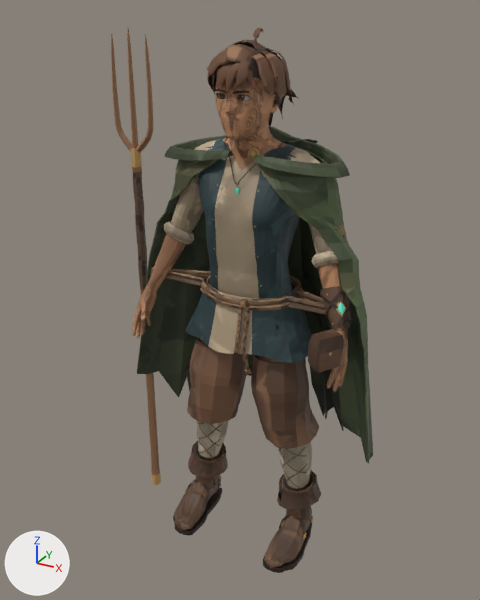
The Blender file projects/conquest-units/improved/wren.blend as it was, and as the next commit left it.
Rendered twice from a camera (50 mm lens) standing at (0.955, -1.801, 1.8) and looking at (-0.033, -0.005, 0.902). Arrows for +X, +Y and +Z are at lower left; the lights stay in place. The older version comes first.

Names of what the first picture shows: 'wren', 'wren_pitchfork'.
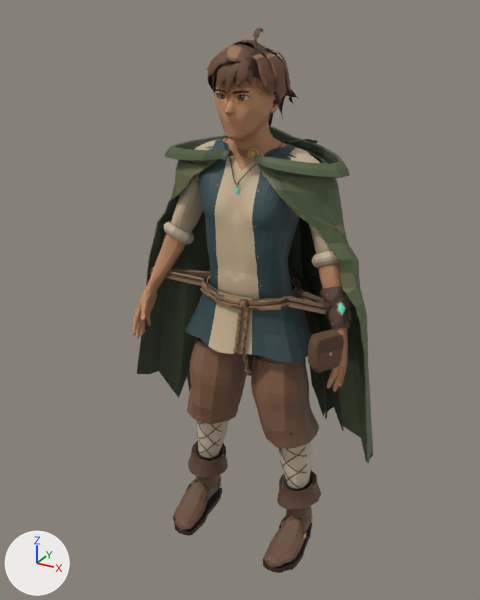
The newer file is also turned or shifted as a whole; pictures and numbers use the older file's frame.

The change in detail:
me_wren has 25090 vertices, 37472 faces and spans x -0.43..0.5, y -0.27..0.27, z 0.0..1.75.
me_wren is used by ob_wren; location (0.0, 0.0, 0.0).
me_wren part 1: texture (UV) coordinates of 37442 of 37472 faces, centred in x -0.43..0.49, y -0.27..0.26, z 0.0..1.75, changed; they spanned u 0.0..1.0, v 0.0..1.0 and now span u 0.0..0.99, v 0.0..1.0.
Object 'wren_pitchfork' (ob_wren_pitchfork) is deleted.

Pixel boxes [x1, y1, x2, y2] of what changed, in the pictures (480 x 600 px):
'wren_pitchfork', deleted (brown): before [111, 28, 161, 485]
part 1 of me_wren, surface changed: [132, 79, 373, 565] in both
